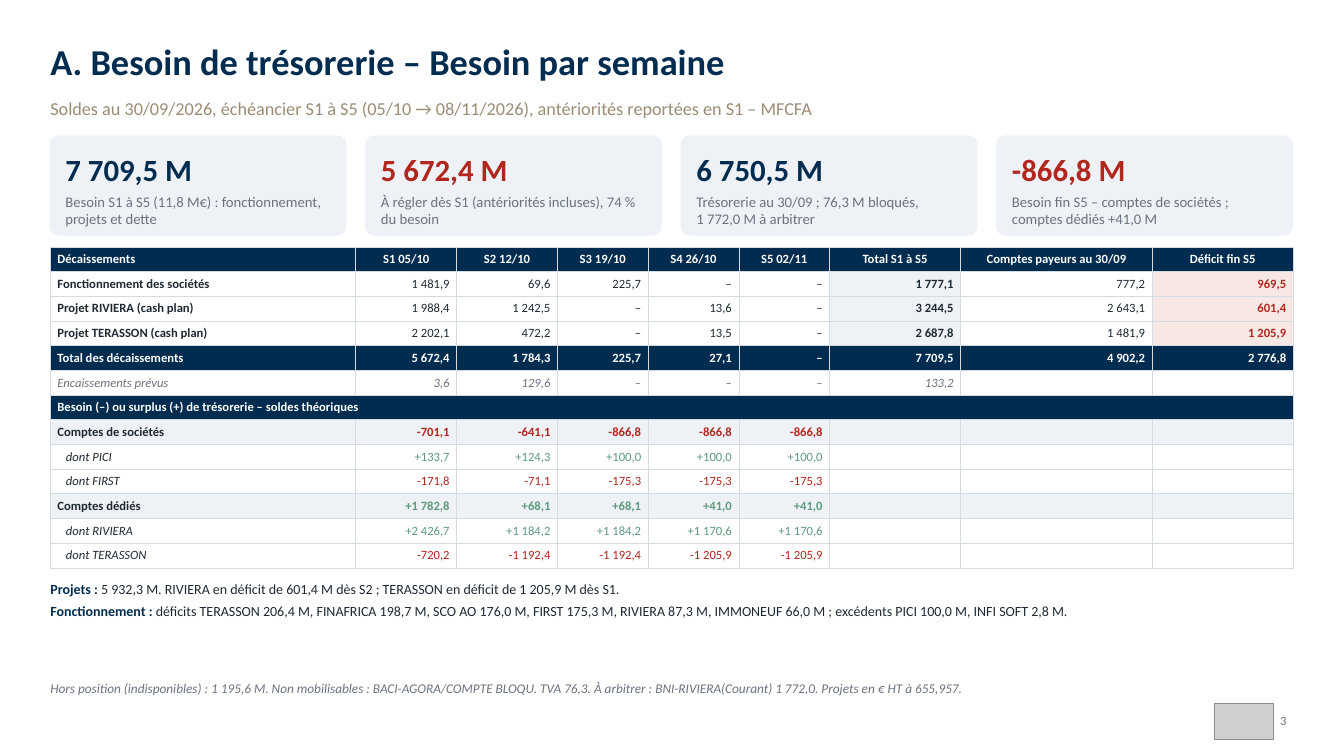
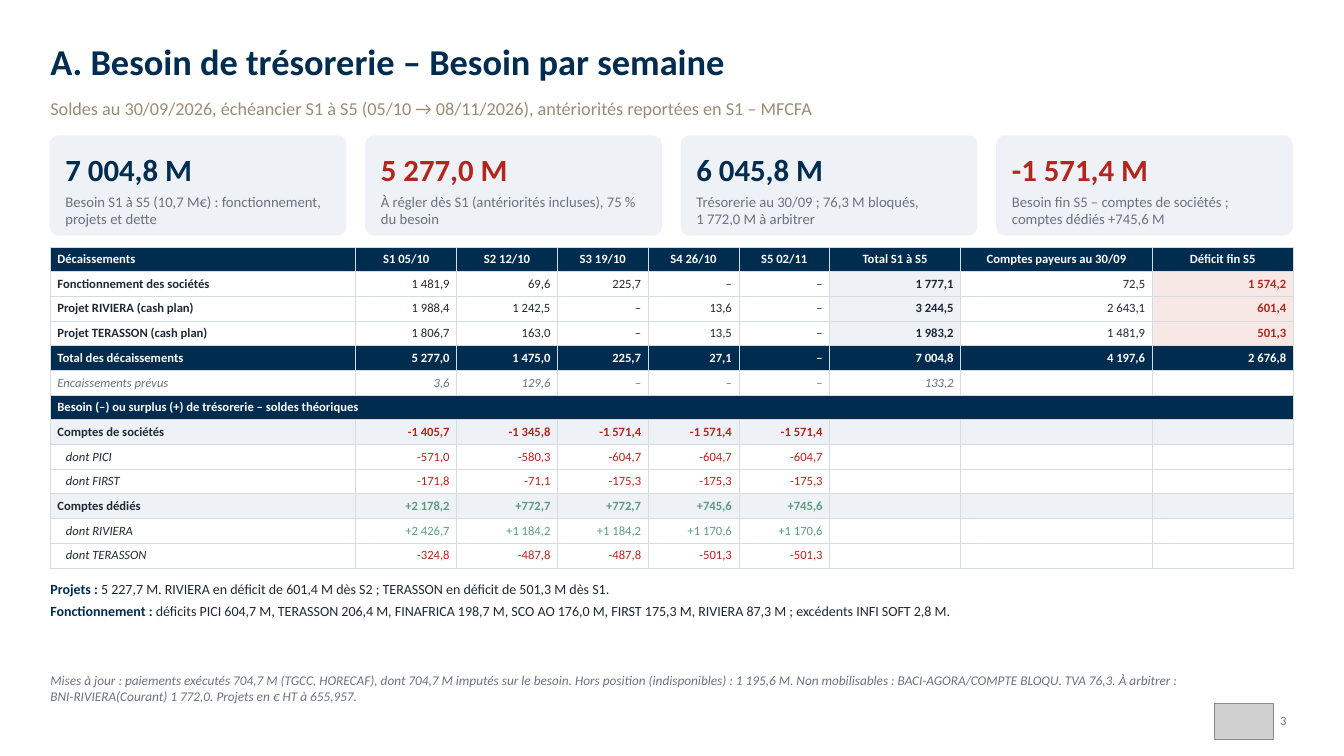
Before and after one commit to angehkouadio/claudeproject, a slide deck: slide 3 of RCI_Besoins_Tresorerie_Comptes_Paiement_30-09-2026.pptx. Drawn at 1344x756 pixels with LibreOffice and Linux fonts; fonts in the diff are those of the drawing; grey boxes stand for pictures. Boxes give left, top, right and bottom in pixels: in the first picture for what was removed or moved away, otherwise in the second. Text is boxed around its words. In the diff, an @@ line names an element or a change of style, - is before the commit and + after.

```diff
--- a/RCI_Besoins_Tresorerie_Comptes_Paiement_30-09-2026.pptx
+++ b/RCI_Besoins_Tresorerie_Comptes_Paiement_30-09-2026.pptx
@@ text at box(65, 159, 192, 185): text changed @@
-7 709,5 M
+7 004,8 M
@@ text at box(381, 161, 508, 185): text changed @@
-5 672,4 M
+5 277,0 M
@@ text at box(696, 159, 823, 185): text changed @@
-6 750,5 M
+6 045,8 M
@@ text at box(1012, 161, 1148, 185): text changed @@
--866,8 M
+-1 571,4 M
@@ text at box(65, 196, 321, 227): text changed @@
-Besoin S1 à S5 (11,8 M€) : fonctionnement, projets et dette
+Besoin S1 à S5 (10,7 M€) : fonctionnement, projets et dette
@@ text at box(381, 195, 622, 224): text changed @@
-À régler dès S1 (antériorités incluses), 74 % du besoin
+À régler dès S1 (antériorités incluses), 75 % du besoin
@@ text at box(1012, 197, 1222, 226): text changed @@
-Besoin fin S5 – comptes de sociétés ; comptes dédiés +41,0 M
+Besoin fin S5 – comptes de sociétés ; comptes dédiés +745,6 M
@@ table at box(50, 247, 1294, 565) @@
-row 2, column 8: 777,2
+row 2, column 8: 72,5
-row 2, column 9: 969,5
+row 2, column 9: 1 574,2
-row 4: Projet TERASSON (cash plan) | 2 202,1 | 472,2 | – | 13,5 | – | 2 687,8 | 1 481,9 | 1 205,9
+row 4: Projet TERASSON (cash plan) | 1 806,7 | 163,0 | – | 13,5 | – | 1 983,2 | 1 481,9 | 501,3
-row 5: Total des décaissements | 5 672,4 | 1 784,3 | 225,7 | 27,1 | – | 7 709,5 | 4 902,2 | 2 776,8
+row 5: Total des décaissements | 5 277,0 | 1 475,0 | 225,7 | 27,1 | – | 7 004,8 | 4 197,6 | 2 676,8
-row 8: Comptes de sociétés | -701,1 | -641,1 | -866,8 | -866,8 | -866,8 |  |  | 
+row 8: Comptes de sociétés | -1 405,7 | -1 345,8 | -1 571,4 | -1 571,4 | -1 571,4 |  |  | 
-row 9: dont PICI | +133,7 | +124,3 | +100,0 | +100,0 | +100,0 |  |  | 
+row 9: dont PICI | -571,0 | -580,3 | -604,7 | -604,7 | -604,7 |  |  | 
-row 11: Comptes dédiés | +1 782,8 | +68,1 | +68,1 | +41,0 | +41,0 |  |  | 
+row 11: Comptes dédiés | +2 178,2 | +772,7 | +772,7 | +745,6 | +745,6 |  |  | 
-row 13: dont TERASSON | -720,2 | -1 192,4 | -1 192,4 | -1 205,9 | -1 205,9 |  |  | 
+row 13: dont TERASSON | -324,8 | -487,8 | -487,8 | -501,3 | -501,3 |  |  | 
@@ text at box(50, 584, 950, 618): text changed @@
-• Projets : 5 932,3 M. RIVIERA en déficit de 601,4 M dès S2 ; TERASSON en déficit de 1 205,9 M dès S1.
-• Fonctionnement : déficits TERASSON 206,4 M, FINAFRICA 198,7 M, SCO AO 176,0 M, FIRST 175,3 M, RIVIERA 87,3 M, IMMONEUF 66,0 M ; excédents PICI 100,0 M, INFI SOFT 2,8 M.
+• Projets : 5 227,7 M. RIVIERA en déficit de 601,4 M dès S2 ; TERASSON en déficit de 501,3 M dès S1.
+• Fonctionnement : déficits PICI 604,7 M, TERASSON 206,4 M, FINAFRICA 198,7 M, SCO AO 176,0 M, FIRST 175,3 M, RIVIERA 87,3 M ; excédents INFI SOFT 2,8 M.
@@ text at box(50, 674, 1170, 703): text changed @@
-Hors position (indisponibles) : 1 195,6 M. Non mobilisables : BACI-AGORA/COMPTE BLOQU. TVA 76,3. À arbitrer : BNI-RIVIERA(Courant) 1 772,0. Projets en € HT à 655,957.
+Mises à jour : paiements exécutés 704,7 M (TGCC, HORECAF), dont 704,7 M imputés sur le besoin. Hors position (indisponibles) : 1 195,6 M. Non mobilisables : BACI-AGORA/COMPTE BLOQU. TVA 76,3. À arbitrer : BNI-RIVIERA(Courant) 1 772,0. Projets en € HT à 655,957.
```
Also in this commit, not shown: 4 other slides changed, 2 other files.
